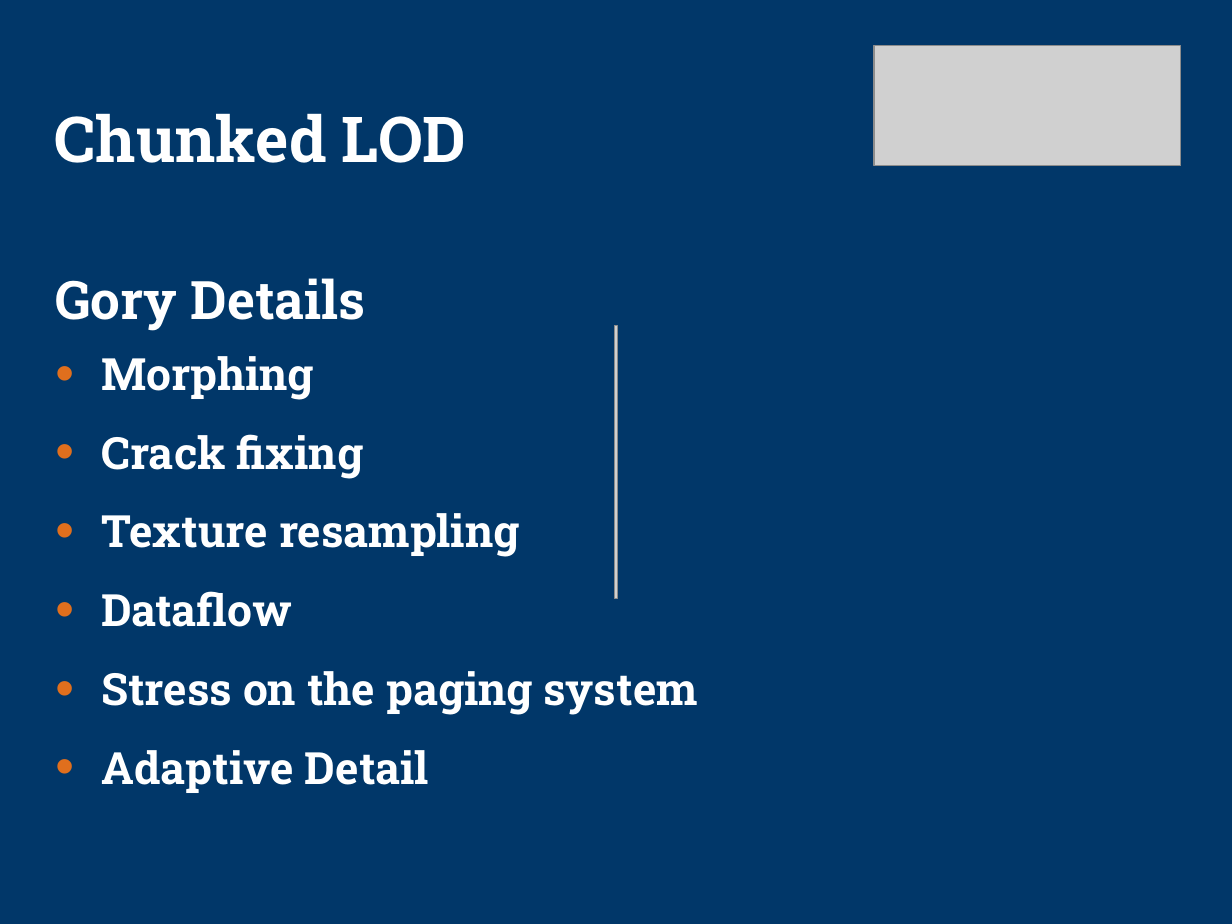
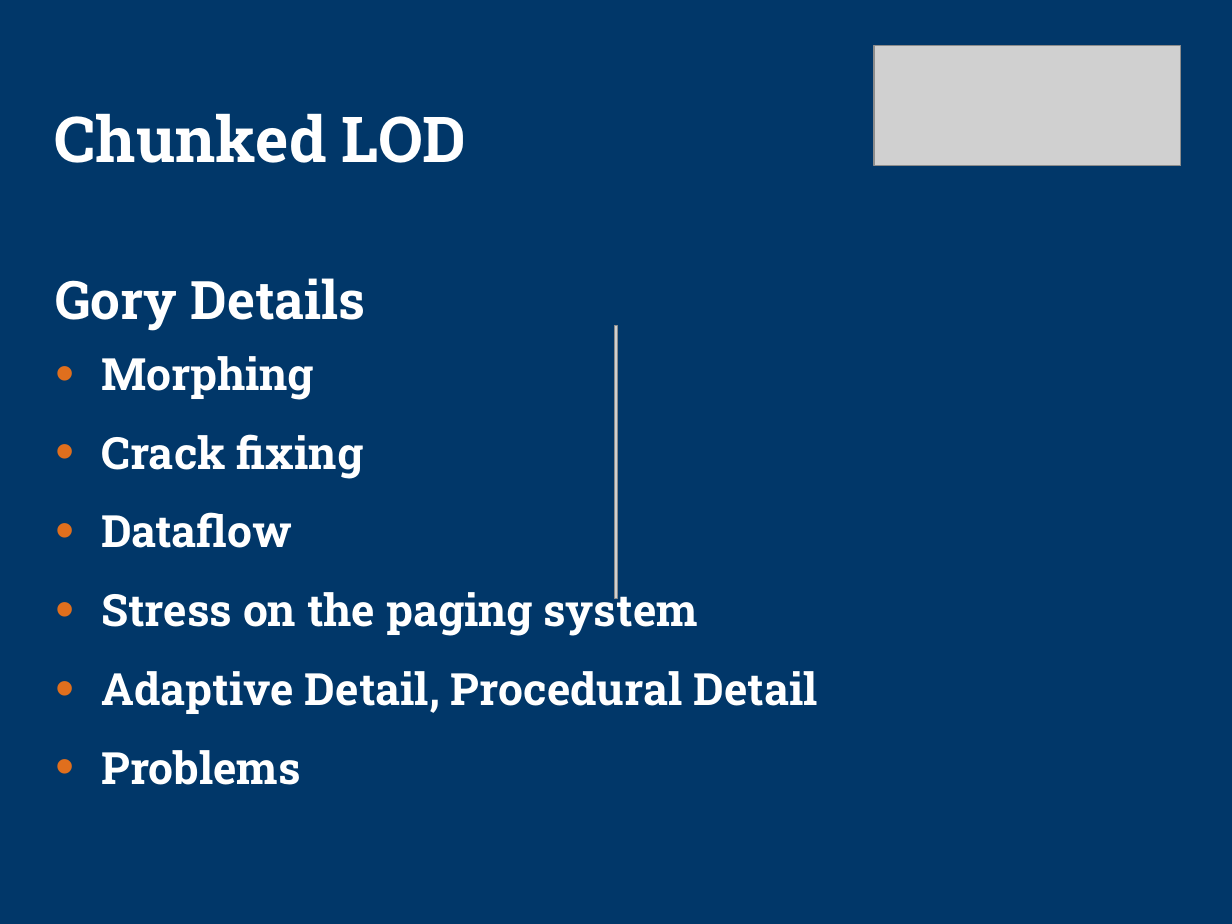
Before and after one commit to kphillisjr/tu-testbed, a slide deck: slide 26 of tu-testbed/docs/sig-preso2.ppt. Drawn at 1232x924 pixels with LibreOffice and Linux fonts; fonts in the diff are those of the drawing; grey boxes stand for pictures; background and template pictures are left out. Boxes give left, top, right and bottom in pixels: in the first picture for what was removed or moved away, otherwise in the second. Text is boxed around its words. In the diff, an @@ line names an element or a change of style, - is before the commit and + after.

Commit message:
Edited slides.
Modified .chu format so that chunk headers are all at the start of the file -- this makes startup of big datasets much much quicker (since only the first few megs of the file need to be read)

```diff
--- a/tu-testbed/docs/sig-preso2.ppt
+++ b/tu-testbed/docs/sig-preso2.ppt
@@ text at <box>101,513,519,557</box>: paragraph removed @@
-• Texture resampling
@@ text at <box>101,671,817,785</box>: text changed @@
-• Adaptive Detail
+• Adaptive Detail, Procedural Detail
+• Problems
```
Also in this commit, not shown: 11 other slides changed, 1 slide removed, 6 other files.
